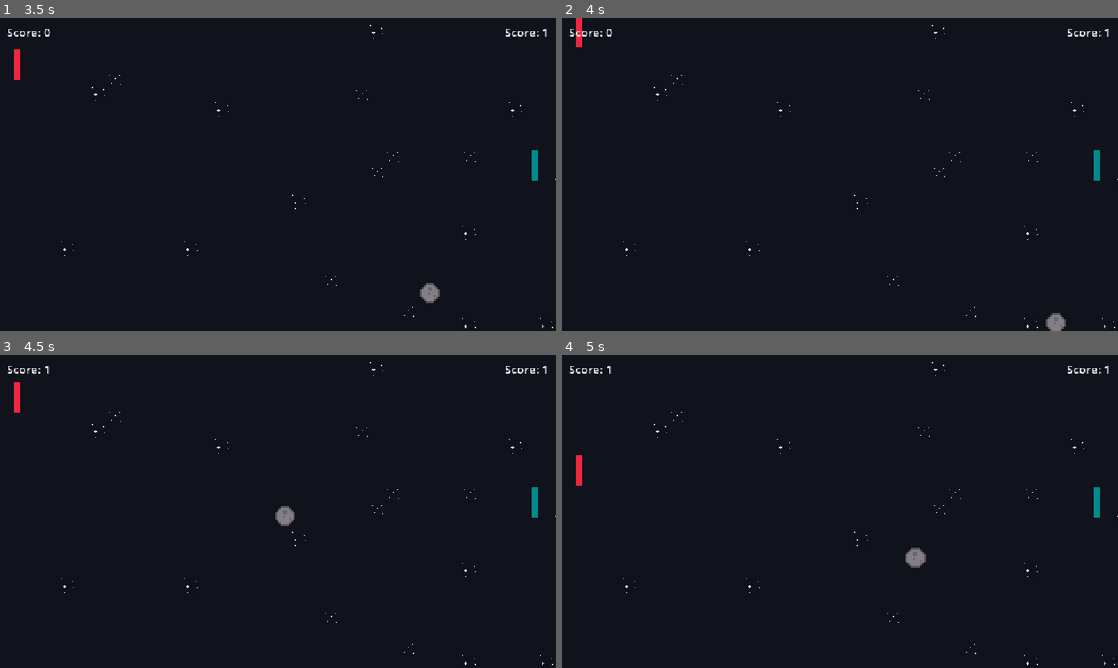
Above: before the commit, frames 1-4 (two rows, left to right).
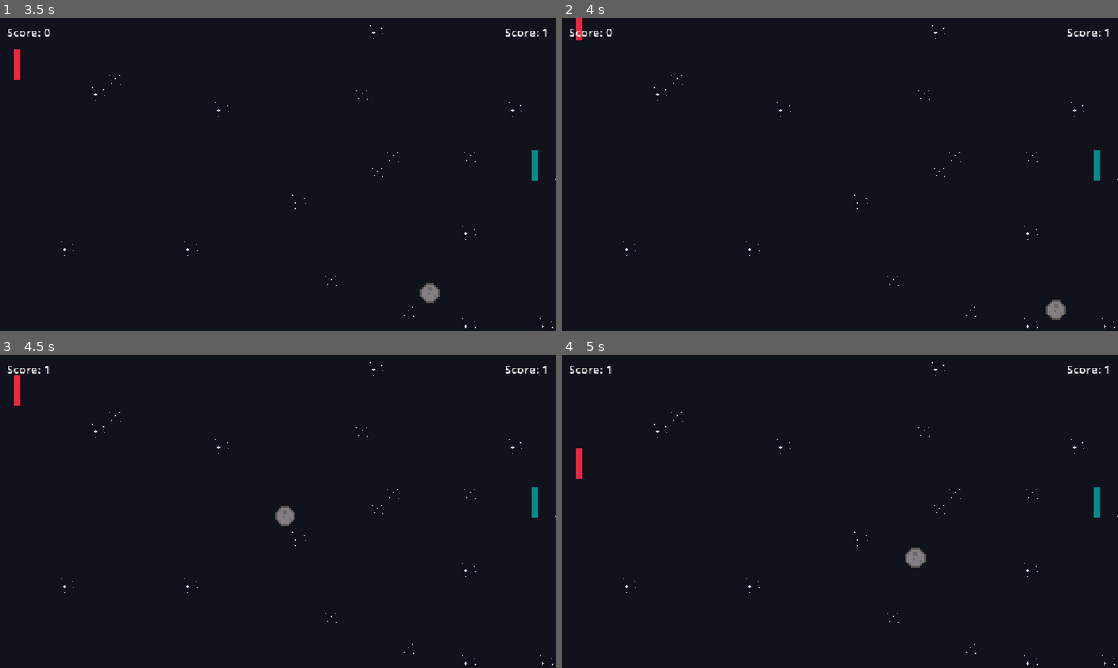
Above: after the commit, the same moments.

Repository: Shaedow2000/Pong-Godot
Game: Godot game, scene res://scenes/main.tscn
Same seed, same stepped clock (60 frames per second), same inputs: the game is played once before the commit and once after it.
Inputs:
- Up to frame 1 (3.5 s): click "Start" at 0.5 s; hold W (move_up_a) 1.28-2.03 s; hold S (move_down_a) 2.03-2.78 s; hold W (move_up_a) from 2.78 s (still down)
- Up to frame 2 (4 s): keep holding W (move_up_a)
- Up to frame 3 (4.5 s): release W (move_up_a) at 4.28 s; hold S (move_down_a) from 4.28 s (still down)
- Up to frame 4 (5 s): keep holding S (move_down_a)

Frame 1 is identical in both runs. In frame 2, 0.3% of the frame differs, in the area x 2-91%, y 7-100%; in frame 3, less than 0.1%; in frame 4, less than 0.1%.

Commit message:
feat: ball stays stuck to the walls

Diff:
--- a/scenes/main.tscn
+++ b/scenes/main.tscn
@@ -30,7 +30,7 @@
 distance = -2.0
 
 [sub_resource type="WorldBoundaryShape2D" id="WorldBoundaryShape2D_rgvmj"]
-distance = 43.0
+distance = 38.0
 
 [sub_resource type="WorldBoundaryShape2D" id="WorldBoundaryShape2D_qs8gw"]
 normal = Vector2(1, 0)
@@ -68,6 +68,7 @@
 [node name="StaticBody2D" type="StaticBody2D" parent="Borders/Top" unique_id=1009060594]
 
 [node name="CollisionShape2D" type="CollisionShape2D" parent="Borders/Top/StaticBody2D" unique_id=1542525391]
+position = Vector2(-4, -7)
 shape = SubResource("WorldBoundaryShape2D_saui8")
 
 [node name="Bottom" type="Area2D" parent="Borders" unique_id=649125084]
